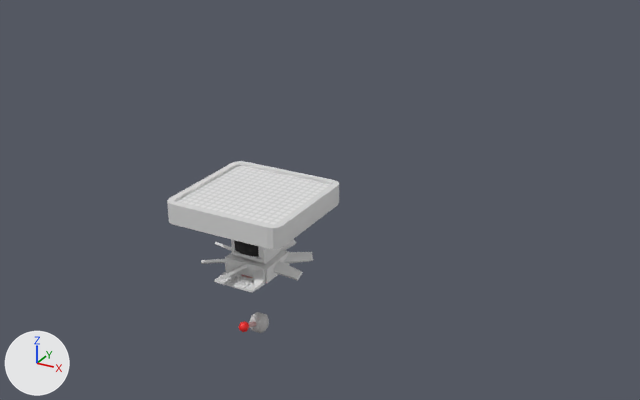
Renders of the FBX model Gaming Capstone Project/Assets/Art/Models/CommsDownAssets.fbx from each side of a commit.
Rendered twice from a 50 mm lens placed at (20.8, -31.5, 17.1), pointed at (1.8, 3.0, -0.2). Lighting does not change. The marker at lower left points along +X, +Y and +Z. Where no turn or scale is listed for an object, it has been applied to the vertices.

Objects in the first picture: 'Big Fan', 'Big Fan Blades', 'Cube', 'Lever', 'Lever Base'.
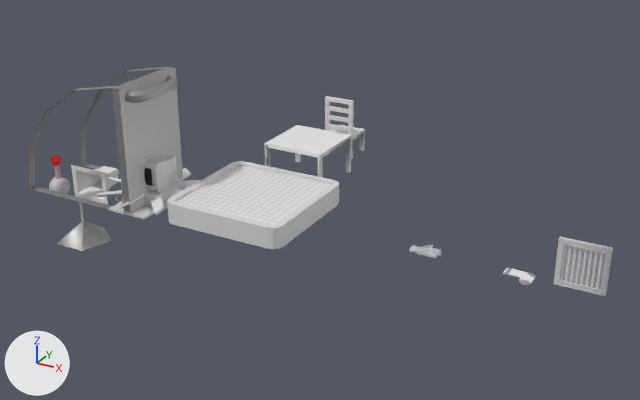
Edits to the bpy script that builds the scene:
```text
Add mat_sock:
    mat_sock = bpy.data.materials.new('Sock')
    mat_sock.use_nodes = True; mat_sock.node_tree.nodes.clear()
    _N = mat_sock.node_tree.nodes; _L = mat_sock.node_tree.links
    n0 = _N.new('ShaderNodeBsdfPrincipled'); n0.name = 'Principled BSDF'
    n1 = _N.new('ShaderNodeOutputMaterial'); n1.name = 'Material Output'
    n2 = _N.new('ShaderNodeTexImage'); n2.name = 'Image Texture'
    n2.image = img_sock1_png
    _L.new(n2.outputs[0], n0.inputs[4])  # 'Color' to 'Alpha'
    _L.new(n0.outputs[0], n1.inputs[0])  # 'BSDF' to 'Surface'
Add mat_sock_003:
    mat_sock_003 = bpy.data.materials.new('Sock.003')
    mat_sock_003.use_nodes = True; mat_sock_003.node_tree.nodes.clear()
    _N = mat_sock_003.node_tree.nodes; _L = mat_sock_003.node_tree.links
    n0 = _N.new('ShaderNodeBsdfPrincipled'); n0.name = 'Principled BSDF'
    n1 = _N.new('ShaderNodeOutputMaterial'); n1.name = 'Material Output'
    n2 = _N.new('ShaderNodeTexImage'); n2.name = 'Image Texture'
    n2.image = img_vent_png
    _L.new(n2.outputs[0], n0.inputs[4])  # 'Color' to 'Alpha'
    _L.new(n0.outputs[0], n1.inputs[0])  # 'BSDF' to 'Surface'
Change ob_lever:
    ob_lever.rotation_euler: (1.222, 0.0, 0.0) -> (0.0, 0.0, 0.0)  # degrees (70, 0, 0) -> degrees (0, 0, 0)
    ob_lever.location: (0.0, 0.0, -3.0) -> (-5.0, -1.15, 0.0212)
Remove ob_cube:
    ob_cube = bpy.data.objects.new('Cube', me_cube_004)
Change ob_lever_base:
    ob_lever_base.location: (0.0, 0.0, -3.0) -> (-5.0, -1.15, 0.02)
Change ob_big_fan_center:
    ob_big_fan_center.rotation_euler: (0.0, 0.0, -2.513) -> (0.0, 0.0, 0.0)  # degrees (0, 0, -144) -> degrees (0, 0, 0)
    ob_big_fan_center.location: (0.0, 0.0, -3.0) -> (-5.0, -1.15, 0.0212)
Add ob_light:
    ob_light = bpy.data.objects.new('Light', me_cylinder_011)  # 45 vertices, 46 faces; spans x -1.43..1.43, y -1.21..1.5, z -4.0..0.0; in mat_material_001 (black #000000), mat_material (grey #a2a2a2)
    ob_light.location = (-11.0, 0.0, 0.0)
Add ob_sock:
    ob_sock = bpy.data.objects.new('Sock', me_plane)  # 34 vertices, 31 faces; spans x -1.029..0.221, y -0.779..0.221, z -0.025..0.025
    ob_sock.location = (13.0, 0.0, 0.0)
Add ob_vent:
    ob_vent = bpy.data.objects.new('Vent', me_plane_002)  # 16 vertices, 14 faces; spans x -1.0..1.0, y -0.2..0.0, z 0.0..2.0
    ob_vent.location = (15.0, 0.0, 0.0)
Add ob_table:
    ob_table = bpy.data.objects.new('Table', me_cube_017)  # 48 vertices, 50 faces; spans x -1.6..1.6, y -1.6..1.6, z 0.0..2.0
    ob_table.location = (0.0, 5.0, 0.0)
Add ob_dos_terminal:
    ob_dos_terminal = bpy.data.objects.new('DOS Terminal', me_cube_004_1)  # 397 vertices, 320 faces; spans x -1.76..1.17, y -2.08..1.0, z 0.0..2.2; in mat_sock_002 (white #e7e7e7), mat_material_001 (black #000000)
    ob_dos_terminal.location = (-5.0, -1.15, 0.02)
Add ob_pa_speaker:
    ob_pa_speaker = bpy.data.objects.new('PA Speaker', me_cube_013)  # 78 vertices, 82 faces; spans x -1.08..1.08, y -1.58..0.22, z -0.86..0.86
    ob_pa_speaker.location = (-9.0, 0.3, 0.0)
Add ob_chair:
    ob_chair = bpy.data.objects.new('Chair', me_cube_016)  # 112 vertices, 122 faces; spans x -0.8..0.8, y -0.8..0.8, z 0.0..3.2
    ob_chair.location = (0.0, 9.0, 0.0)
Add ob_chute:
    ob_chute = bpy.data.objects.new('Chute', me_cube)  # 64 vertices, 50 faces; spans x -6.2..0.92, y -2.0..2.0, z 0.0..6.0; in mat_material (grey #a2a2a2)
    ob_chute.location = (-5.0, -1.15, 0.02)
```

Boxes [x1, y1, x2, y2] around the edits, measured in the pictures (640 x 400 px):
'Chute', added
    after: [29, 67, 183, 212]
'Table', added
    after: [264, 125, 351, 178]
'Cube', deleted
    before: [214, 239, 289, 293]
'DOS Terminal', added
    after: [108, 154, 187, 219]
'Big Fan Blades', moved, turned
    before: [201, 239, 313, 290]
    after: [97, 168, 201, 215]
'Vent', added
    after: [553, 236, 603, 290]
'PA Speaker', added
    after: [71, 165, 119, 205]
'Light', added
    after: [57, 202, 111, 251]
'Chair', added
    after: [325, 96, 365, 159]
'Lever', moved, turned
    before: [239, 312, 269, 333]
    after: [49, 155, 70, 197]
'Sock', added
    after: [503, 268, 535, 283]
'Lever Base', moved (not visible afterwards)
    before: [242, 274, 252, 279]
